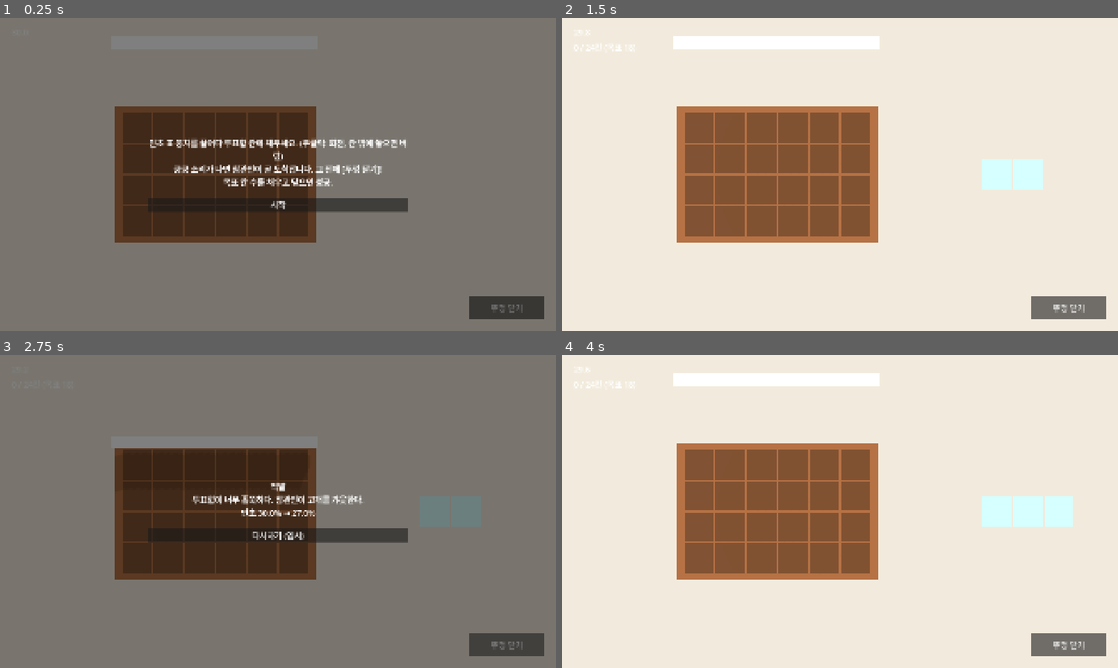
Above: before the commit, frames 1-4 (two rows, left to right).
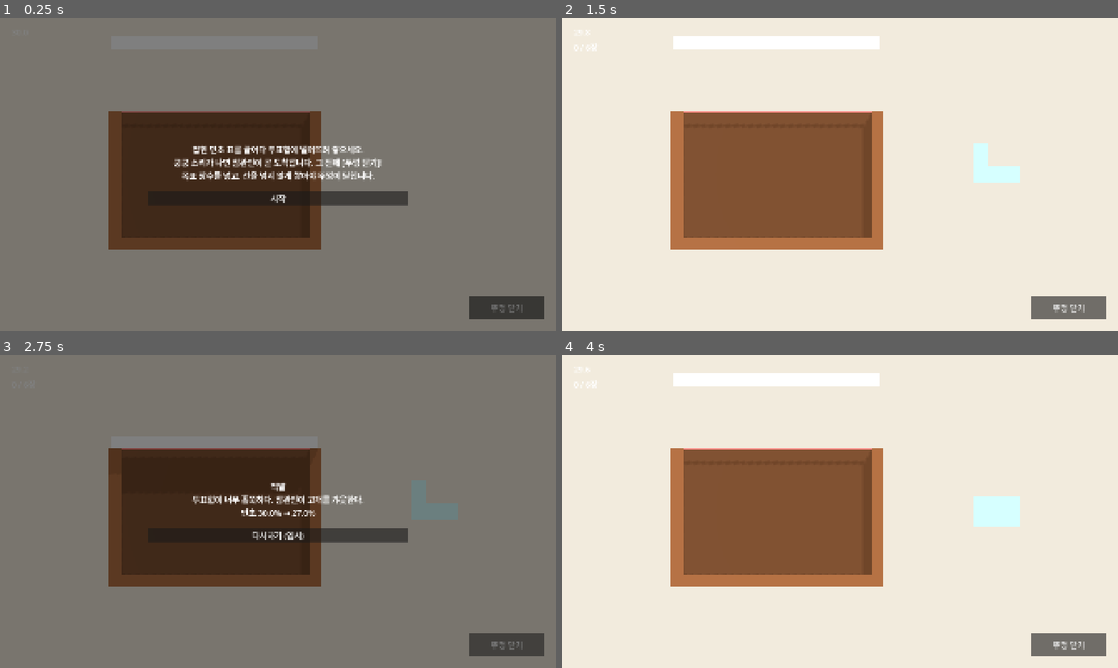
Above: after the commit, the same moments.

Repository: hahaha13791/mincho-game
Game: Godot game, scene res://minigames/ballot_box/ballot_box.tscn
Two runs of this game, one before a commit and one after it. Both use one fixed random seed, a clock stepped at 60 frames per second and the inputs below. The project has no main scene, so this scene is started directly.
Inputs:
- Up to frame 1 (0.25 s): no input
- Up to frame 2 (1.5 s): click "뚜껑 닫기" at 0.5 s; click "시작" at 1.25 s
- Up to frame 3 (2.75 s): click "뚜껑 닫기" at 2 s
- Up to frame 4 (4 s): click "다시하기 (임시)" at 2.75 s; click "시작" at 3.5 s

The runs differ from the first frame. In frame 1, 7.2% of the frame differs, in the area x 19-74%, y 28-74%; in frame 2, 5.0%; in frame 3, 2.8%; in frame 4, 5.1%.

Commit message:
feat(minigames/ballot_box): 격자 채우기를 중력 투표함에 표 쌓기로 변경
- 접힌 모양이 제각각인 표(BallotPaper, RigidBody3D)를 드래그앤드롭으로 떨어뜨려 쌓는 방식
- 성공: 목표 장수 넣고 뚜껑 닫기, 실패: 선을 넘겨 뚜껑이 안 닫히거나 참관인에게 적발
- 격자(PackingGrid)와 관련 테스트 제거, 판정은 장수와 선 넘김 기준으로 변경
- CLAUDE.md, 기획서, todo 갱신 및 표 접기 아이디어 기록(미구현)

Co-Authored-By: Claude Sonnet 5.5 <noreply@anthropic.com>

Diff:
--- a/minigames/ballot_box/ballot_box.gd
+++ b/minigames/ballot_box/ballot_box.gd
@@ -1,50 +1,42 @@
 extends Node3D
-## 배부른 투표함(뱃속 패킹, id: ballot_box). 표 뭉치를 드래그해 투표함 격자를 채우고,
-## 참관인이 도착하기 전에 뚜껑을 닫는다. 가로 x, 세로 y 평면(z=0)에서만 움직인다.
+## 배부른 투표함(id: ballot_box). 접힌 표를 마우스로 끌어다 투표함에 떨어뜨려 쌓고,
+## 참관인이 도착하기 전에 뚜껑을 닫는다. 선을 넘게 쌓으면 뚜껑이 안 닫힌다. 가로 x, 세로 y 평면(z=0)에서만 움직인다.
 
 enum State { TUTORIAL, PLAYING, ENDED }
 
 const PALETTE: Palette = preload("res://common/style/palette.tres")
-const GRID_W: int = 6
-const GRID_H: int = 4
-const GRID_ORIGIN: Vector3 = Vector3(-4.5, -1.5, 0.0) # 칸 (0,0)의 중심
+const BOX_CENTER_X: float = -2.0
+const BOX_W: float = 6.0 # 안쪽 폭
+const BOX_H: float = 4.0 # 안쪽 높이. 윗면이 선(뚜껑 높이)
+const FLOOR_Y: float = -2.0
+const LINE_Y: float = FLOOR_Y + BOX_H
+const WALL_T: float = 0.4
 const TRAY_POS: Vector3 = Vector3(5.0, 0.0, 0.0)
 const LID_OPEN_Y: float = 4.2
 const LID_CLOSED_Y: float = 2.2
 const OBSERVER_FROM_X: float = -10.0
 const OBSERVER_TO_X: float = -6.8
-# 표 뭉치 모양: 2칸, 3칸, ㄱ자, 정사각형
+const KILL_Y: float = -8.0
+# 접힌 표 모양: 몸 중심 기준 직사각형 조각들
 const SHAPES: Array = [
-	[Vector2i(0, 0), Vector2i(1, 0)],
-	[Vector2i(0, 0), Vector2i(1, 0), Vector2i(2, 0)],
-	[Vector2i(0, 0), Vector2i(0, 1), Vector2i(1, 1)],
-	[Vector2i(0, 0), Vector2i(1, 0), Vector2i(0, 1), Vector2i(1, 1)],
+	[Rect2(-1.0, -0.25, 2.0, 0.5)],
+	[Rect2(-1.5, -0.25, 3.0, 0.5)],
+	[Rect2(-0.75, -0.5, 1.5, 1.0)],
+	[Rect2(-0.75, -0.25, 1.5, 0.5), Rect2(-0.75, -0.25, 0.5, 1.25)],
 ]
-const TUTORIAL_TEXT: String = "민초 표 뭉치를 끌어다 투표함 칸에 채우세요. (우클릭: 회전, 칸 밖에 놓으면 버림)\n쿵쿵 소리가 나면 참관인이 곧 도착합니다. 그 전에 [뚜껑 닫기]!\n목표 칸 수를 채우고 닫으면 성공."
+const TUTORIAL_TEXT: String = "접힌 민초 표를 끌어다 투표함에 떨어뜨려 쌓으세요.\n쿵쿵 소리가 나면 참관인이 곧 도착합니다. 그 전에 [뚜껑 닫기]!\n목표 장수를 넣고, 선을 넘지 않게 쌓아야 뚜껑이 닫힙니다."
 
 @export var id: StringName = &"ballot_box"
 @export var time_limit: float = 30.0
-@export var target_fill: int = 18
+@export var target_papers: int = 6
 @export var warn_range: Vector2 = Vector2(12.0, 24.0) # 발소리 시작 시점(초) 범위
 @export var warn_lead: float = 2.0 # 발소리 → 도착
 @export var safe_margin: float = 1.0 # 도착 전 이 시간 이상 남기고 닫으면 완전범죄
 
-class Piece:
-	var node: Node3D
-	var shape: Array
-	var origin: Vector2i
-	var placed: bool = false
-	var in_tray: bool = true
-	var uid: int
-
-var _grid: PackingGrid = PackingGrid.new(GRID_W, GRID_H)
-var _pieces: Array[Piece] = []
-var _held: Piece
+var _papers: Array[BallotPaper] = []
+var _tray: BallotPaper
+var _held: BallotPaper
 var _held_offset: Vector3
-var _prev_shape: Array
-var _prev_placed: bool
-var _prev_origin: Vector2i
-var _next_uid: int = 0
 var _state: State = State.TUTORIAL
 var _elapsed: float = 0.0
 var _warn_at: float = 0.0
@@ -72,6 +64,7 @@
 		return
 	_elapsed += delta
 	$HUD/TimerLabel.text = "%.1f" % maxf(time_limit - _elapsed, 0.0)
+	_refresh()
 	if _elapsed >= _warn_at:
 		$HUD/AlertLabel.visible = true
 		var t: float = clampf((_elapsed - _warn_at) / warn_lead, 0.0, 1.0)
@@ -82,6 +75,13 @@
 		_end(Grade.Rank.CAUGHT, "시간 초과. 참관인이 슬쩍 들여다봤다.", false)
 
 
+func _physics_process(_delta: float) -> void:
+	for p in _papers.duplicate():
+		if p != _held and p != _tray and p.position.y < KILL_Y:
+			_papers.erase(p)
+			p.queue_free()
+
+
 func _unhandled_input(event: InputEvent) -> void:
 	if _state != State.PLAYING:
 		return
@@ -92,12 +92,9 @@
 				_try_pick(_mouse_to_plane(mb.position))
 			elif not mb.pressed and _held != null:
 				_drop()
-		elif mb.button_index == MOUSE_BUTTON_RIGHT and mb.pressed and _held != null:
-			_held.shape = PackingGrid.rotated(_held.shape)
-			_rebuild(_held)
 	elif event is InputEventMouseMotion and _held != null:
 		var mm: InputEventMouseMotion = event
-		_held.node.position = _mouse_to_plane(mm.position) + _held_offset
+		_held.position = _mouse_to_plane(mm.position) + _held_offset
 
 
 func _start() -> void:
@@ -105,7 +102,7 @@
 	_state = State.PLAYING
 	_elapsed = 0.0
 	_warn_at = randf_range(warn_range.x, warn_range.y)
-	_spawn_tray_piece()
+	_spawn_tray_paper()
 	_refresh()
 
 
@@ -114,17 +111,22 @@
 		return
 	if _held != null:
 		_drop()
+	var inside: Array[BallotPaper] = _in_box()
+	var overflow: bool = _overflows(inside)
 	var margin: float = _warn_at + warn_lead - _elapsed
-	var rank: Grade.Rank = BallotBoxRules.judge(_grid.filled(), target_fill, margin, safe_margin)
+	var rank: Grade.Rank = BallotBoxRules.judge(inside.size(), target_papers, overflow, margin, safe_margin)
 	var msg: String
-	match rank:
-		Grade.Rank.PERFECT:
-			msg = "참관인은 아무것도 눈치채지 못했다. 투표함이 조금 배불렀을 뿐."
-		Grade.Rank.SUCCESS:
-			msg = "아슬아슬! 뚜껑이 닫히는 순간 참관인이 들어왔다."
-		_:
-			msg = "투표함이 너무 홀쭉하다. 참관인이 고개를 갸웃한다."
-	_end(rank, msg, true)
+	if overflow:
+		msg = "표가 선을 넘었다. 뚜껑이 닫히지 않는다. 참관인이 빙긋 웃는다."
+	else:
+		match rank:
+			Grade.Rank.PERFECT:
+				msg = "참관인은 아무것도 눈치채지 못했다. 투표함이 조금 배불렀을 뿐."
+			Grade.Rank.SUCCESS:
+				msg = "아슬아슬! 뚜껑이 닫히는 순간 참관인이 들어왔다."
+			_:
+				msg = "투표함이 너무 홀쭉하다. 참관인이 고개를 갸웃한다."
+	_end(rank, msg, not overflow)
 
 
 func _end(rank: Grade.Rank, msg: String, close_lid: bool) -> void:
@@ -155,95 +157,59 @@
 	_overlay.show()
 
 
-# --- 표 뭉치 ---
-
-func _spawn_tray_piece() -> void:
-	var p: Piece = Piece.new()
-	p.uid = _next_uid
-	_next_uid += 1
-	p.shape = (SHAPES.pick_random() as Array).duplicate()
-	p.node = Node3D.new()
-	p.node.position = TRAY_POS
-	add_child(p.node)
-	_pieces.append(p)
-	_rebuild(p)
-
-
-func _rebuild(p: Piece) -> void:
-	for child in p.node.get_children():
-		child.queue_free()
-	for c: Vector2i in p.shape:
-		var m: MeshInstance3D = _box(Vector3(0.94, 0.94, 0.5), PALETTE.mincho)
-		m.position = Vector3(c.x, c.y, 0.25)
-		p.node.add_child(m)
+# --- 표 ---
+
+func _spawn_tray_paper() -> void:
+	var p: BallotPaper = BallotPaper.new()
+	p.setup(SHAPES.pick_random(), PALETTE.mincho)
+	p.freeze = true # 집어서 놓기 전까지 대기
+	p.position = TRAY_POS
+	add_child(p)
+	_papers.append(p)
+	_tray = p
 
 
 func _try_pick(point: Vector3) -> void:
-	for i in range(_pieces.size() - 1, -1, -1):
-		var p: Piece = _pieces[i]
-		for c: Vector2i in p.shape:
-			var cell: Vector3 = p.node.position + Vector3(c.x, c.y, 0.0)
-			if absf(point.x - cell.x) < 0.5 and absf(point.y - cell.y) < 0.5:
-				_hold(p, point)
-				return
-
-
-func _hold(p: Piece, point: Vector3) -> void:
-	_held = p
-	_held_offset = p.node.position - point
-	_prev_shape = p.shape.duplicate()
-	_prev_placed = p.placed
-	_prev_origin = p.origin
-	if p.placed:
-		_grid.remove(p.uid)
-		p.placed = false
-		_refresh()
-
-
+	for i in range(_papers.size() - 1, -1, -1):
+		var p: BallotPaper = _papers[i]
+		if p.contains(point):
+			_held = p
+			_held_offset = p.position - point
+			p.freeze = true
+			p.linear_velocity = Vector3.ZERO
+			p.angular_velocity = Vector3.ZERO
+			if p == _tray:
+				_spawn_tray_paper()
+			return
+
+
+# shortcut: 집은 표가 쌓인 표를 통과해 놓일 수 있어 겹쳐 놓으면 튈 수 있음, 플레이 테스트에서 거슬리면 이동 제한 추가
 func _drop() -> void:
-	var p: Piece = _held
+	_held.freeze = false
 	_held = null
-	var o: Vector2i = Vector2i(roundi(p.node.position.x - GRID_ORIGIN.x), roundi(p.node.position.y - GRID_ORIGIN.y))
-	if _grid.can_place(p.shape, o):
-		_put(p, o)
-		if p.in_tray:
-			p.in_tray = false
-			_spawn_tray_piece()
-	elif _near_grid(p.node.position):
-		_restore(p)
-	else:
-		_pieces.erase(p)
-		p.node.queue_free()
-		if p.in_tray:
-			_spawn_tray_piece()
-	_refresh()
-
-
-func _put(p: Piece, o: Vector2i) -> void:
-	p.origin = o
-	p.placed = true
-	_grid.place(p.shape, o, p.uid)
-	p.node.position = GRID_ORIGIN + Vector3(o.x, o.y, 0.0)
-
-
-func _restore(p: Piece) -> void:
-	p.shape = _prev_shape
-	_rebuild(p)
-	if _prev_placed:
-		_put(p, _prev_origin)
-	else:
-		p.node.position = TRAY_POS
-
-
-func _near_grid(pos: Vector3) -> bool:
-	var rel: Vector3 = pos - GRID_ORIGIN
-	return rel.x > -2.5 and rel.x < GRID_W + 1.5 and rel.y > -2.5 and rel.y < GRID_H + 1.5
+
+
+# 투표함 안에 있는 표 (집은 표와 대기 표는 제외)
+func _in_box() -> Array[BallotPaper]:
+	var out: Array[BallotPaper] = []
+	for p in _papers:
+		if p != _held and p != _tray and absf(p.position.x - BOX_CENTER_X) < BOX_W / 2.0 and p.position.y > FLOOR_Y:
+			out.append(p)
+	return out
+
+
+# shortcut: 아직 움직이는 표도 현재 위치로 판정, 닫는 순간 흔들리는 표가 억울하면 속도 조건 추가
+func _overflows(inside: Array[BallotPaper]) -> bool:
+	for p in inside:
+		if p.top_y() > LINE_Y + 0.02:
+			return true
+	return false
 
 
 func _refresh() -> void:
-	var fill: int = _grid.filled()
-	$HUD/FillLabel.text = "%d / %d칸 (목표 %d)" % [fill, GRID_W * GRID_H, target_fill]
-	var bulge: float = 1.0 + 0.12 * float(fill) / float(GRID_W * GRID_H)
+	var inside: Array[BallotPaper] = _in_box()
+	$HUD/FillLabel.text = "%d / %d장%s" % [inside.size(), target_papers, "  (선 넘음!)" if _overflows(inside) else ""]
+	var bulge: float = 1.0 + 0.12 * minf(float(inside.size()) / float(target_papers), 1.0)
 	_body.scale = Vector3(bulge, bulge, 1.0)
 
 
@@ -263,6 +229,18 @@
 	mesh.material = mat
 	m.mesh = mesh
 	return m
+
+
+func _wall(size: Vector3, pos: Vector3) -> void:
+	var body: StaticBody3D = StaticBody3D.new()
+	var col: CollisionShape3D = CollisionShape3D.new()
+	var shape: BoxShape3D = BoxShape3D.new()
+	shape.size = size
+	col.shape = shape
+	body.add_child(col)
+	body.add_child(_box(size, PALETTE.anti_mincho))
+	body.position = pos
+	add_child(body)
 
 
 # 겉모습은 이 함수에만 모아 두어 스타일 확정 때 한 곳에서 교체한다
@@ -277,17 +255,22 @@
 	we.environment = env
 	add_child(we)
 
-	_body = _box(Vector3(GRID_W + 0.4, GRID_H + 0.4, 0.2), PALETTE.anti_mincho)
-	_body.position = GRID_ORIGIN + Vector3((GRID_W - 1) / 2.0, (GRID_H - 1) / 2.0, -0.3)
+	var mid_y: float = FLOOR_Y + BOX_H / 2.0
+	var side_x: float = BOX_W / 2.0 + WALL_T / 2.0
+	_wall(Vector3(WALL_T, BOX_H, 1.0), Vector3(BOX_CENTER_X - side_x, mid_y, 0.0))
+	_wall(Vector3(WALL_T, BOX_H, 1.0), Vector3(BOX_CENTER_X + side_x, mid_y, 0.0))
+	_wall(Vector3(BOX_W + 2.0 * WALL_T, WALL_T, 1.0), Vector3(BOX_CENTER_X, FLOOR_Y - WALL_T / 2.0, 0.0))
+
+	_body = _box(Vector3(BOX_W, BOX_H, 0.2), PALETTE.anti_mincho.darkened(0.3))
+	_body.position = Vector3(BOX_CENTER_X, mid_y, -0.4)
 	add_child(_body)
-	for x in GRID_W:
-		for y in GRID_H:
-			var cell: MeshInstance3D = _box(Vector3(0.94, 0.94, 0.05), PALETTE.anti_mincho.darkened(0.3))
-			cell.position = GRID_ORIGIN + Vector3(x, y, -0.15)
-			add_child(cell)
-
-	_lid = _box(Vector3(GRID_W + 0.6, 0.4, 1.0), PALETTE.paper)
-	_lid.position = Vector3(GRID_ORIGIN.x + (GRID_W - 1) / 2.0, LID_OPEN_Y, 1.2)
+
+	var line: MeshInstance3D = _box(Vector3(BOX_W + 2.0 * WALL_T, 0.06, 0.05), PALETTE.danger)
+	line.position = Vector3(BOX_CENTER_X, LINE_Y, 0.4)
+	add_child(line)
+
+	_lid = _box(Vector3(BOX_W + 0.6, 0.4, 1.0), PALETTE.paper)
+	_lid.position = Vector3(BOX_CENTER_X, LID_OPEN_Y, 1.2)
 	add_child(_lid)
 
 	_observer = _box(Vector3(1.0, 2.0, 1.0), PALETTE.danger)
--- a/minigames/ballot_box/ballot_box_rules.gd
+++ b/minigames/ballot_box/ballot_box_rules.gd
@@ -2,8 +2,8 @@
 extends RefCounted
 
 
-## margin = 참관인 도착까지 남은 초 (뚜껑을 닫은 순간)
-static func judge(fill: int, target: int, margin: float, safe_margin: float) -> Grade.Rank:
-	if fill < target:
+## overflow = 표가 선을 넘어 뚜껑이 안 닫힘, margin = 참관인 도착까지 남은 초 (뚜껑을 닫은 순간)
+static func judge(count: int, target: int, overflow: bool, margin: float, safe_margin: float) -> Grade.Rank:
+	if overflow or count < target:
 		return Grade.Rank.CAUGHT
 	return Grade.Rank.PERFECT if margin >= safe_margin else Grade.Rank.SUCCESS
--- /dev/null
+++ b/minigames/ballot_box/ballot_paper.gd
@@ -0,0 +1,54 @@
+class_name BallotPaper
+extends RigidBody3D
+## 접힌 표 한 장. 몸 중심 기준 직사각형(Rect2) 조각을 이어 붙인 모양. 평면(z=0)에서만 움직인다.
+
+const DEPTH: float = 0.5
+
+var rects: Array = []
+
+
+func setup(shape: Array, color: Color) -> void:
+	rects = shape
+	axis_lock_linear_z = true
+	axis_lock_angular_x = true
+	axis_lock_angular_y = true
+	freeze_mode = RigidBody3D.FREEZE_MODE_KINEMATIC
+	var pm: PhysicsMaterial = PhysicsMaterial.new()
+	pm.friction = 0.7
+	pm.bounce = 0.0
+	physics_material_override = pm
+	var mat: StandardMaterial3D = StandardMaterial3D.new()
+	mat.albedo_color = color
+	for r: Rect2 in rects:
+		var center: Vector3 = Vector3(r.get_center().x, r.get_center().y, 0.0)
+		var col: CollisionShape3D = CollisionShape3D.new()
+		var box: BoxShape3D = BoxShape3D.new()
+		box.size = Vector3(r.size.x, r.size.y, DEPTH)
+		col.shape = box
+		col.position = center
+		add_child(col)
+		var m: MeshInstance3D = MeshInstance3D.new()
+		var mesh: BoxMesh = BoxMesh.new()
+		mesh.size = box.size
+		mesh.material = mat
+		m.mesh = mesh
+		m.position = center
+		add_child(m)
+
+
+## 월드 좌표 점이 이 표 위인지 (집을 때 사용)
+func contains(point: Vector3) -> bool:
+	var local: Vector3 = to_local(point)
+	for r: Rect2 in rects:
+		if r.has_point(Vector2(local.x, local.y)):
+			return true
+	return false
+
+
+## 현재 가장 높은 지점의 y (선 넘음 판정용)
+func top_y() -> float:
+	var top: float = -INF
+	for r: Rect2 in rects:
+		for corner: Vector2 in [r.position, r.end, Vector2(r.position.x, r.end.y), Vector2(r.end.x, r.position.y)]:
+			top = maxf(top, to_global(Vector3(corner.x, corner.y, 0.0)).y)
+	return top
--- a/minigames/ballot_box/packing_grid.gd
+++ /dev/null
@@ -1,49 +0,0 @@
-class_name PackingGrid
-extends RefCounted
-## 투표함 안쪽 격자. 칸 점유만 관리한다 (노드 없음).
-
-var width: int
-var height: int
-var _cells: Dictionary = {} # Vector2i -> piece id
-
-
-func _init(w: int, h: int) -> void:
-	width = w
-	height = h
-
-
-func can_place(shape: Array, origin: Vector2i) -> bool:
-	for c: Vector2i in shape:
-		var p: Vector2i = origin + c
-		if p.x < 0 or p.y < 0 or p.x >= width or p.y >= height or _cells.has(p):
-			return false
-	return true
-
-
-func place(shape: Array, origin: Vector2i, piece_id: int) -> void:
-	assert(can_place(shape, origin))
-	for c: Vector2i in shape:
-		_cells[origin + c] = piece_id
-
-
-func remove(piece_id: int) -> void:
-	for p: Vector2i in _cells.keys():
-		if _cells[p] == piece_id:
-			_cells.erase(p)
-
-
-func filled() -> int:
-	return _cells.size()
-
-
-## 시계 방향 90도 회전 후 최소 좌표를 0으로 맞춘다 (입력은 최소 좌표가 0이어야 한다)
-static func rotated(shape: Array) -> Array:
-	var out: Array = []
-	var min_x: int = 0
-	for c: Vector2i in shape:
-		var r: Vector2i = Vector2i(-c.y, c.x)
-		out.append(r)
-		min_x = mini(min_x, r.x)
-	for i in out.size():
-		out[i] += Vector2i(-min_x, 0)
-	return out
--- a/minigames/ballot_box/test_rules.gd
+++ b/minigames/ballot_box/test_rules.gd
@@ -11,28 +11,10 @@
 
 
 func _init() -> void:
-	var g: PackingGrid = PackingGrid.new(6, 4)
-	var dom: Array = [Vector2i(0, 0), Vector2i(1, 0)]
-	_check(g.can_place(dom, Vector2i(0, 0)), "빈 격자에 놓을 수 있다")
-	g.place(dom, Vector2i(0, 0), 1)
-	_check(g.filled() == 2, "2칸 채움")
-	_check(not g.can_place(dom, Vector2i(1, 0)), "겹치면 안 된다")
-	_check(not g.can_place(dom, Vector2i(5, 0)), "오른쪽 밖")
-	_check(not g.can_place(dom, Vector2i(0, -1)), "아래쪽 밖")
-	_check(g.can_place(dom, Vector2i(0, 3)), "맨 윗줄은 가능")
-	g.remove(1)
-	_check(g.filled() == 0, "제거 후 0칸")
-
-	_check(PackingGrid.rotated(dom) == [Vector2i(0, 0), Vector2i(0, 1)], "2칸 회전")
-	var l3: Array = [Vector2i(0, 0), Vector2i(0, 1), Vector2i(1, 1)]
-	var r: Array = l3
-	for i in 4:
-		r = PackingGrid.rotated(r)
-	_check(r.size() == 3 and l3.all(func(c: Vector2i) -> bool: return r.has(c)), "4번 회전하면 원래대로")
-
-	_check(BallotBoxRules.judge(17, 18, 5.0, 1.0) == Grade.Rank.CAUGHT, "미달은 적발")
-	_check(BallotBoxRules.judge(18, 18, 1.0, 1.0) == Grade.Rank.PERFECT, "여유 충분은 완전범죄")
-	_check(BallotBoxRules.judge(24, 18, 0.5, 1.0) == Grade.Rank.SUCCESS, "아슬아슬은 미션성공")
+	_check(BallotBoxRules.judge(5, 6, false, 5.0, 1.0) == Grade.Rank.CAUGHT, "장수 미달은 적발")
+	_check(BallotBoxRules.judge(6, 6, true, 5.0, 1.0) == Grade.Rank.CAUGHT, "선을 넘으면 적발")
+	_check(BallotBoxRules.judge(6, 6, false, 1.0, 1.0) == Grade.Rank.PERFECT, "여유 충분은 완전범죄")
+	_check(BallotBoxRules.judge(8, 6, false, 0.5, 1.0) == Grade.Rank.SUCCESS, "아슬아슬은 미션성공")
 
 	print("TEST OK" if _fails == 0 else "TEST FAILED: %d" % _fails)
 	quit(_fails)
Not shown, added: minigames/ballot_box/ballot_paper.gd.uid
Not shown, removed: minigames/ballot_box/packing_grid.gd.uid
Not shown, changed: .claude/CLAUDE.md
Not shown, changed: docs/todo/ballot-box.md
Not shown, changed: docs/기획서.md
